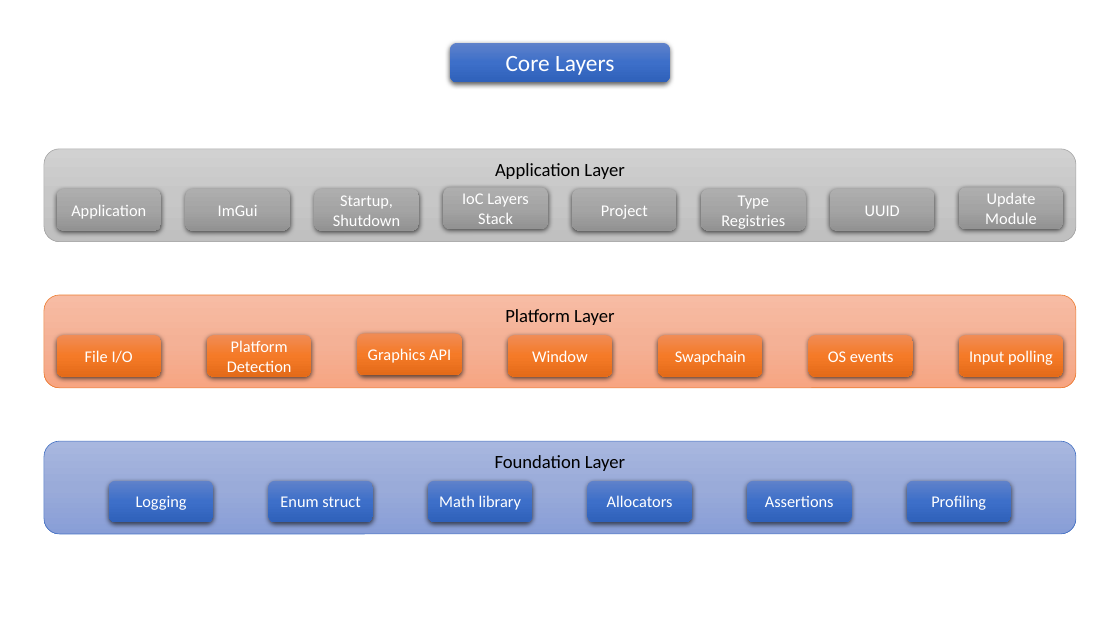
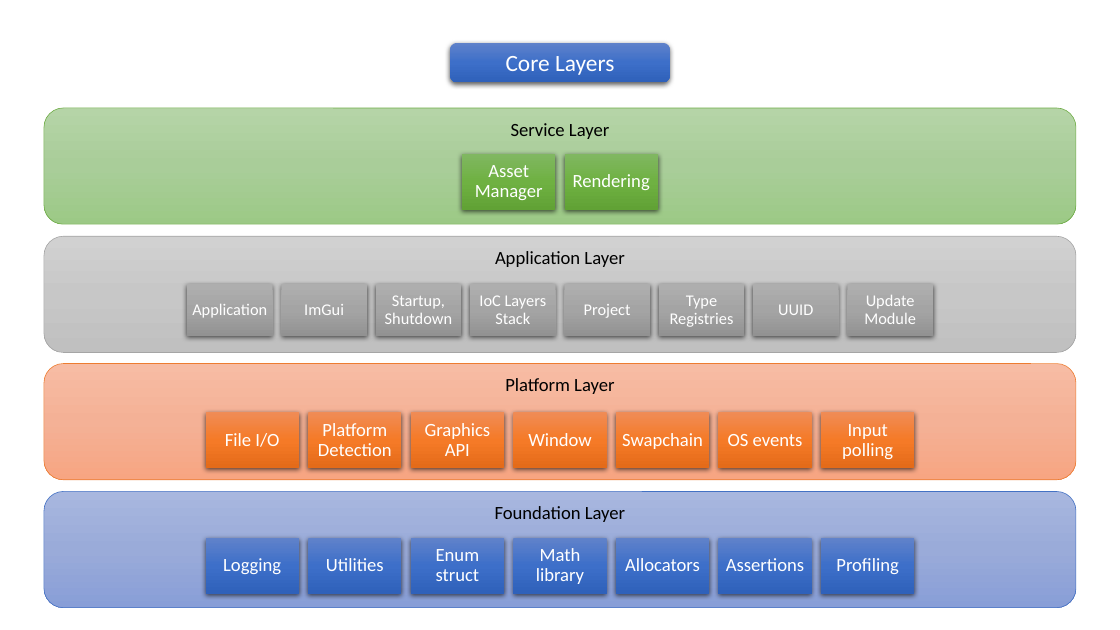
Before and after one commit to pawel-kaleta/FoolsEngine, a slide deck: slide 3 of Documentation/Core Architecture.pptx. Drawn at 1120x630 pixels with LibreOffice and Linux fonts; fonts in the diff are those of the drawing. Boxes give left, top, right and bottom in pixels: in the first picture for what was removed or moved away, otherwise in the second. Text is boxed around its words. In the diff, an @@ line names an element or a change of style, - is before the commit and + after.

```diff
--- a/Documentation/Core Architecture.pptx
+++ b/Documentation/Core Architecture.pptx
@@ rounded rectangle added at [44, 108, 1076, 224], fill gradient #B5D5A7 to #AACE9A to #9CC987, outline #70AD47 0.5 pt, 16 pt, text #000000 @@
+Service Layer
@@ group added at [462, 154, 658, 210]: 2 rectangles, 2 texts @@
+Asset Manager
+Rendering
@@ rounded rectangle "Application Layer": place and size @@
-rounded rectangle "Application Layer" at [44, 149, 1076, 242]
+rounded rectangle "Application Layer" at [44, 236, 1076, 352]
@@ text "Application": place and size @@
-text "Application" at [56, 189, 160, 231]
+text "Application" at [192, 304, 267, 318]
@@ text "ImGui": place and size @@
-text "ImGui" at [186, 189, 290, 231]
+text "ImGui" at [304, 304, 344, 315]
@@ text "Startup, Shutdown": place and size @@
-text "Startup, Shutdown" at [314, 189, 418, 231]
+text "Startup, Shutdown" at [385, 295, 452, 324]
@@ text "IoC Layers Stack": place and size @@
-text "IoC Layers Stack" at [444, 187, 548, 229]
+text "IoC Layers Stack" at [479, 295, 547, 324]
@@ text "Project": place and size @@
-text "Project" at [572, 189, 676, 231]
+text "Project" at [584, 304, 631, 318]
@@ text "Type Registries": place and size @@
-text "Type Registries" at [702, 189, 806, 231]
+text "Type Registries" at [670, 295, 734, 327]
@@ text "UUID": place and size @@
-text "UUID" at [830, 189, 934, 231]
+text "UUID" at [778, 304, 813, 315]
@@ line spacing 1 to 0.9; more space between paragraphs; fill gradient #AFAFAF to #A5A5A5 to #939393 to none; shadow off in 8 elements at [584, 304, 631, 318], [479, 295, 547, 324], [385, 295, 452, 324], [670, 295, 734, 327], [778, 304, 813, 315], [304, 304, 344, 315], [192, 304, 267, 318], [864, 295, 916, 324] @@
@@ text "Update Module": place and size @@
-text "Update Module" at [959, 187, 1063, 229]
+text "Update Module" at [864, 295, 916, 324]
@@ group added at [187, 285, 933, 336]: 8 rectangles @@
@@ rounded rectangle "Platform Layer": place and size @@
-rounded rectangle "Platform Layer" at [44, 295, 1076, 388]
+rounded rectangle "Platform Layer" at [44, 364, 1076, 480]
@@ text "File I/O": place and size @@
-text "File I/O" at [56, 335, 160, 377]
+text "File I/O" at [225, 433, 279, 447]
@@ text "Platform Detection": place and size @@
-text "Platform Detection" at [207, 335, 311, 377]
+text "Platform Detection" at [318, 423, 392, 456]
@@ text "Graphics API": place and size @@
-text "Graphics API" at [357, 334, 461, 376]
+text "Graphics API" at [425, 423, 491, 456]
@@ text "Window": place and size @@
-text "Window" at [507, 335, 612, 377]
+text "Window" at [528, 433, 591, 446]
@@ text "Swapchain": place and size @@
-text "Swapchain" at [658, 335, 762, 377]
+text "Swapchain" at [622, 433, 703, 449]
@@ text "OS events": place and size @@
-text "OS events" at [808, 335, 912, 377]
+text "OS events" at [728, 434, 803, 446]
@@ size 14 to 16 pt; line spacing 1 to 0.9; more space between paragraphs; fill gradient #F18C57 to #F67B28 to #E56C19 to none; shadow off in 7 elements at [528, 433, 591, 446], [622, 433, 703, 449], [425, 423, 491, 456], [728, 434, 803, 446], [318, 423, 392, 456], [225, 433, 279, 447], [842, 424, 893, 459] @@
@@ text "Input polling": place and size @@
-text "Input polling" at [959, 335, 1063, 377]
+text "Input polling" at [842, 424, 893, 459]
@@ group added at [206, 413, 914, 469]: 7 rectangles @@
@@ rounded rectangle "Foundation Layer": place and size @@
-rounded rectangle "Foundation Layer" at [44, 441, 1076, 534]
+rounded rectangle "Foundation Layer" at [44, 492, 1076, 607]
@@ text "Logging": place and size @@
-text "Logging" at [109, 481, 213, 523]
+text "Logging" at [223, 558, 281, 574]
@@ size 14 to 16 pt; line spacing 1 to 0.9; more space between paragraphs; fill gradient #6183CB to #3E70CA to #3062BB to none; shadow off in 6 elements at [625, 558, 700, 571], [726, 558, 804, 571], [536, 548, 584, 584], [223, 558, 281, 574], [836, 558, 899, 574], [436, 549, 480, 581] @@
@@ text "Enum struct": place and size @@
-text "Enum struct" at [269, 481, 373, 523]
+text "Enum struct" at [436, 549, 480, 581]
@@ text "Math library": place and size @@
-text "Math library" at [428, 481, 532, 523]
+text "Math library" at [536, 548, 584, 584]
@@ text "Allocators": place and size @@
-text "Allocators" at [587, 481, 691, 523]
+text "Allocators" at [625, 558, 700, 571]
@@ text "Assertions": place and size @@
-text "Assertions" at [747, 481, 851, 523]
+text "Assertions" at [726, 558, 804, 571]
@@ text "Profiling": place and size @@
-text "Profiling" at [907, 481, 1011, 523]
+text "Profiling" at [836, 558, 899, 574]
@@ group added at [206, 538, 914, 594]: 7 rectangles, 1 text @@
+Utilities
```
Also in this commit, not shown: 2 other slides changed, 16 other files.
